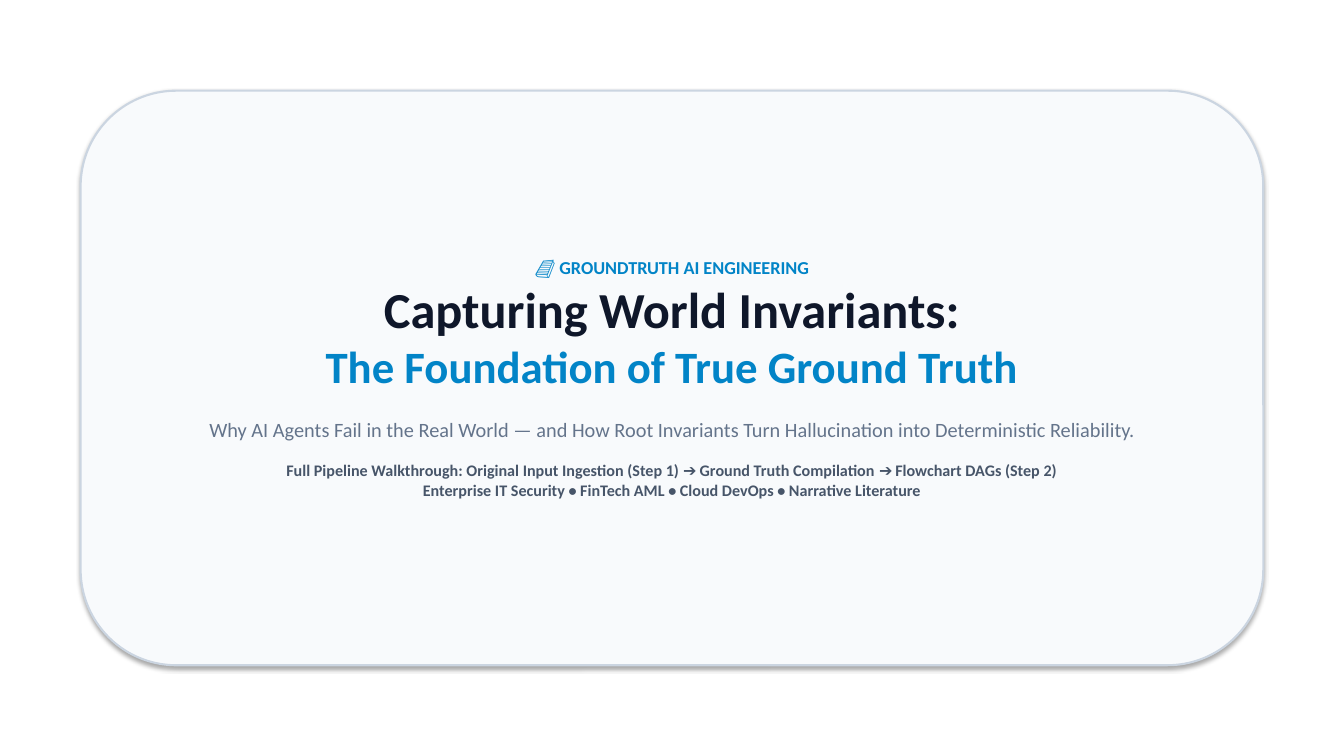
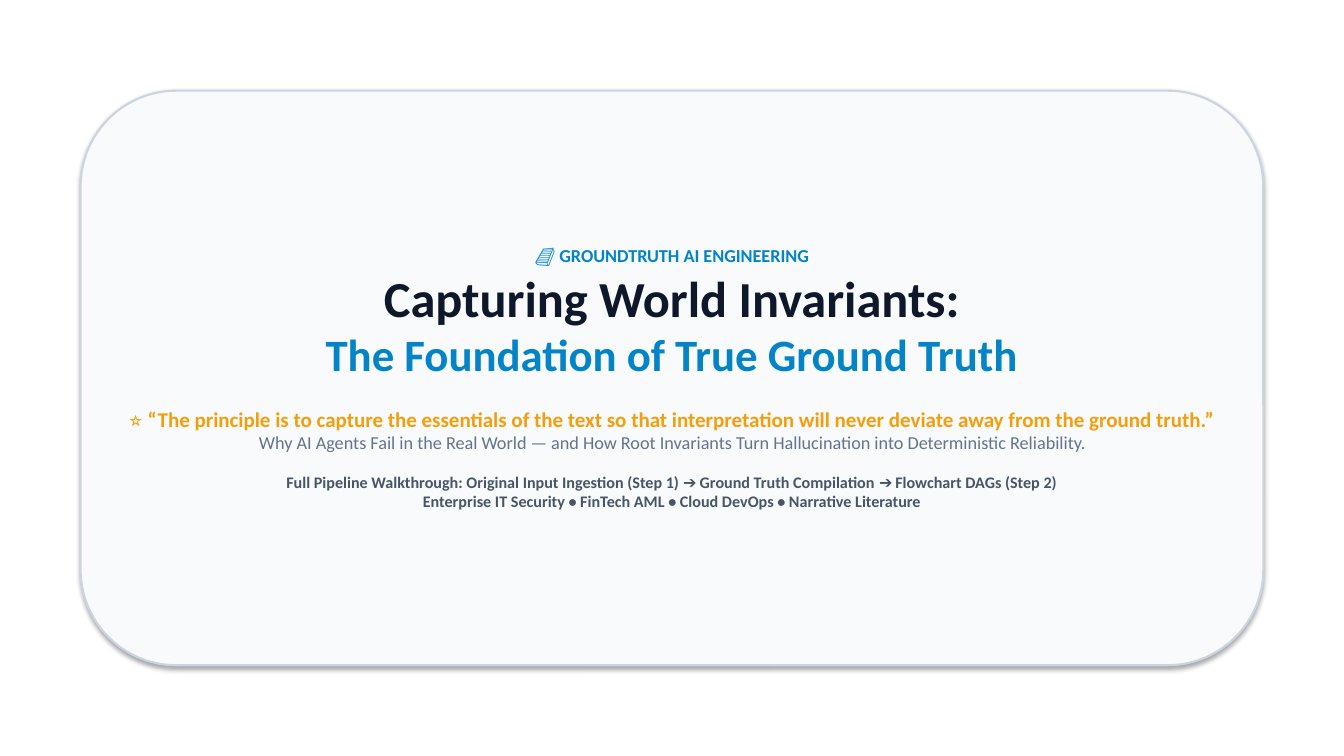
Before and after one commit to cosmosanalytics/uat-copilot-local, a slide deck: slide 1 of Capturing_World_Invariants_Ground_Truth.pptx. Drawn at 1344x756 pixels with LibreOffice and Linux fonts; fonts in the diff are those of the drawing. Boxes give left, top, right and bottom in pixels: in the first picture for what was removed or moved away, otherwise in the second. Text is boxed around its words. In the diff, an @@ line names an element or a change of style, - is before the commit and + after.

Commit message:
Enshrine Golden Principle: Capture essentials of text so interpretation will never deviate away from ground truth

```diff
--- a/Capturing_World_Invariants_Ground_Truth.pptx
+++ b/Capturing_World_Invariants_Ground_Truth.pptx
@@ text in rounded rectangle at box(148, 411, 1214, 431): paragraph added @@
+⭐ “The principle is to capture the essentials of the text so that interpretation will never deviate away from the ground truth.”
@@ text in rounded rectangle at box(259, 436, 1085, 452): size 14.5 to 13 pt in "Why AI Agents Fail in the Real ..." @@
```
Also in this commit, not shown: 2 other slides changed, 4 other files.
